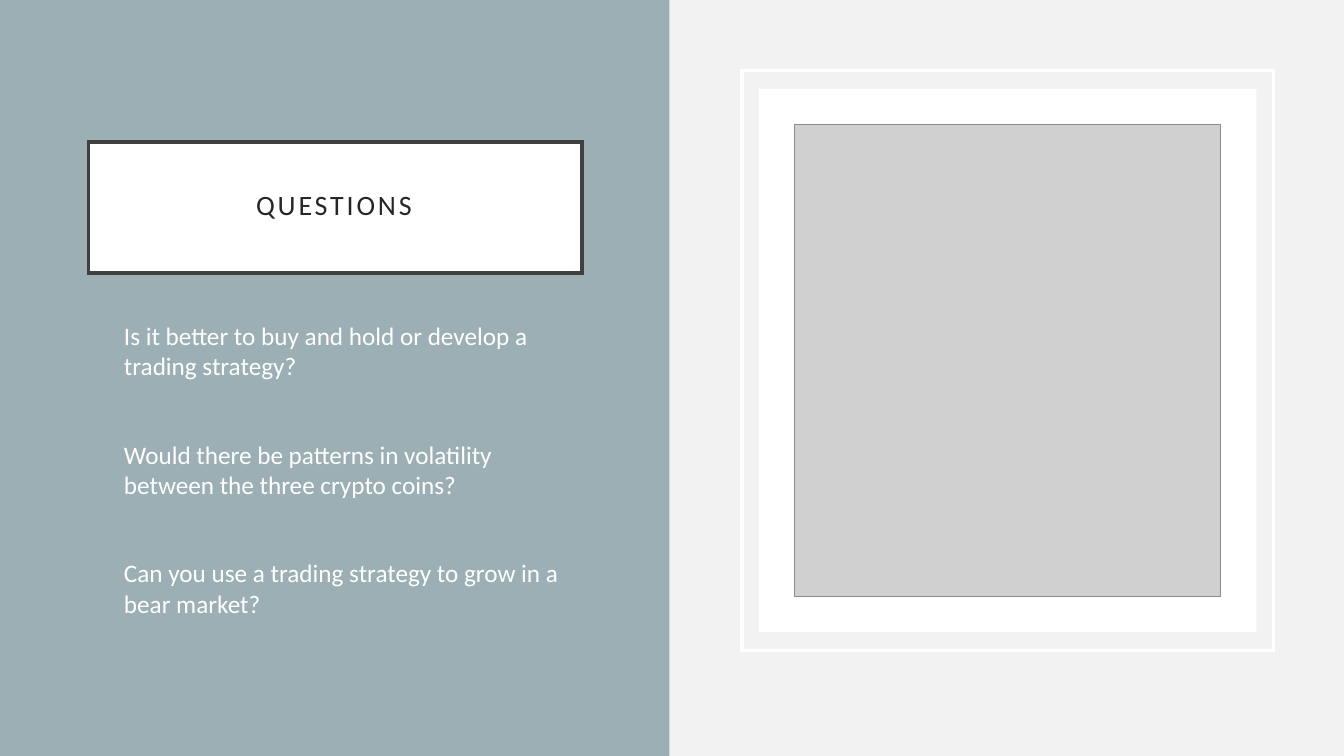
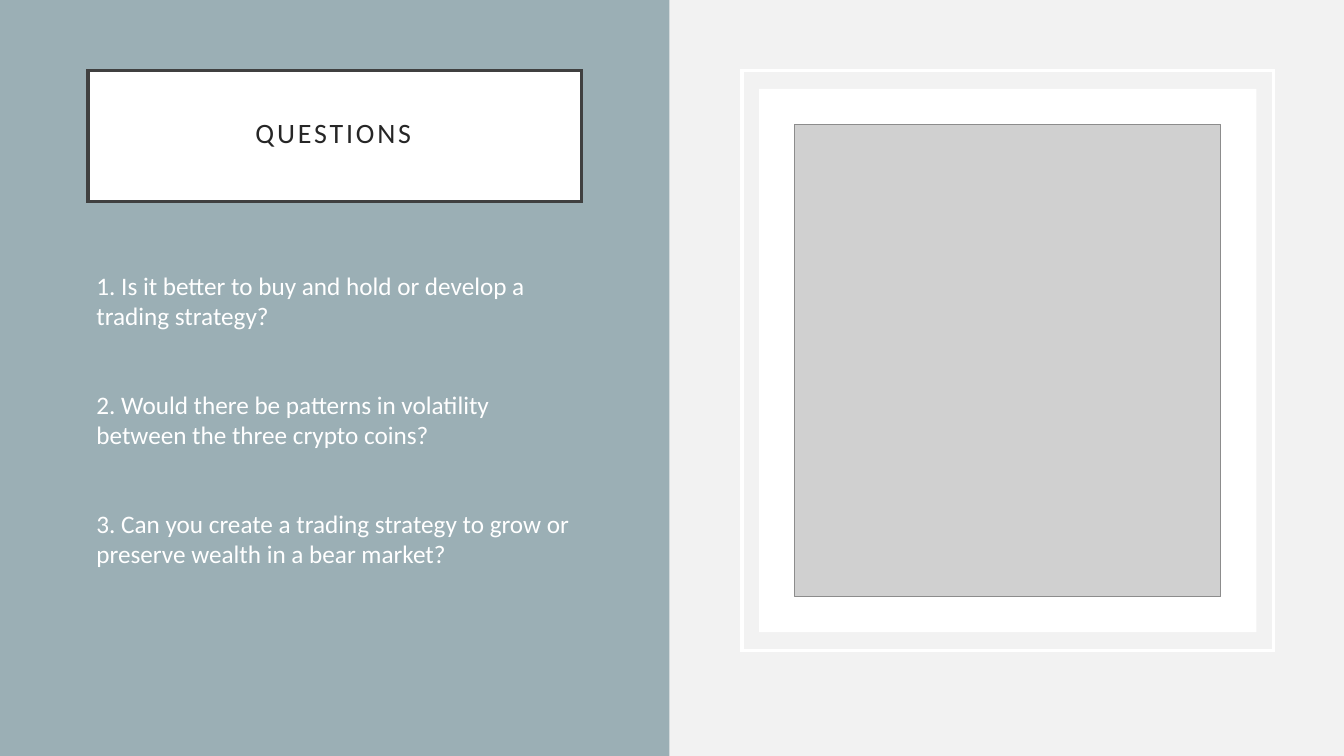
Before and after one commit to Alacrity01/sentiment-trading, a slide deck: slide 6 of Sentiment_Trading.pptx. Drawn at 1344x756 pixels with LibreOffice and Linux fonts; fonts in the diff are those of the drawing; grey boxes stand for pictures. Boxes give left, top, right and bottom in pixels: in the first picture for what was removed or moved away, otherwise in the second. Text is boxed around its words. In the diff, an @@ line names an element or a change of style, - is before the commit and + after.

Commit message:
Sat 10:30am push

```diff
--- a/Sentiment_Trading.pptx
+++ b/Sentiment_Trading.pptx
@@ title "QUESTIONS": place and size @@
-title "QUESTIONS" at box(89, 142, 582, 273)
+title "QUESTIONS" at box(88, 71, 581, 202)
@@ text at box(96, 277, 569, 567): text changed @@
-• Is it better to buy and hold or develop a trading strategy?
-• Would there be patterns in volatility between the three crypto coins?
-• Can you use a trading strategy to grow in a bear market?
+• 1. Is it better to buy and hold or develop a trading strategy?
+• 2. Would there be patterns in volatility between the three crypto coins?
+• 3. Can you create a trading strategy to grow or preserve wealth in a bear market?
```
Also in this commit, not shown: 3 other slides changed, 6 slides added, 6 slides removed.
